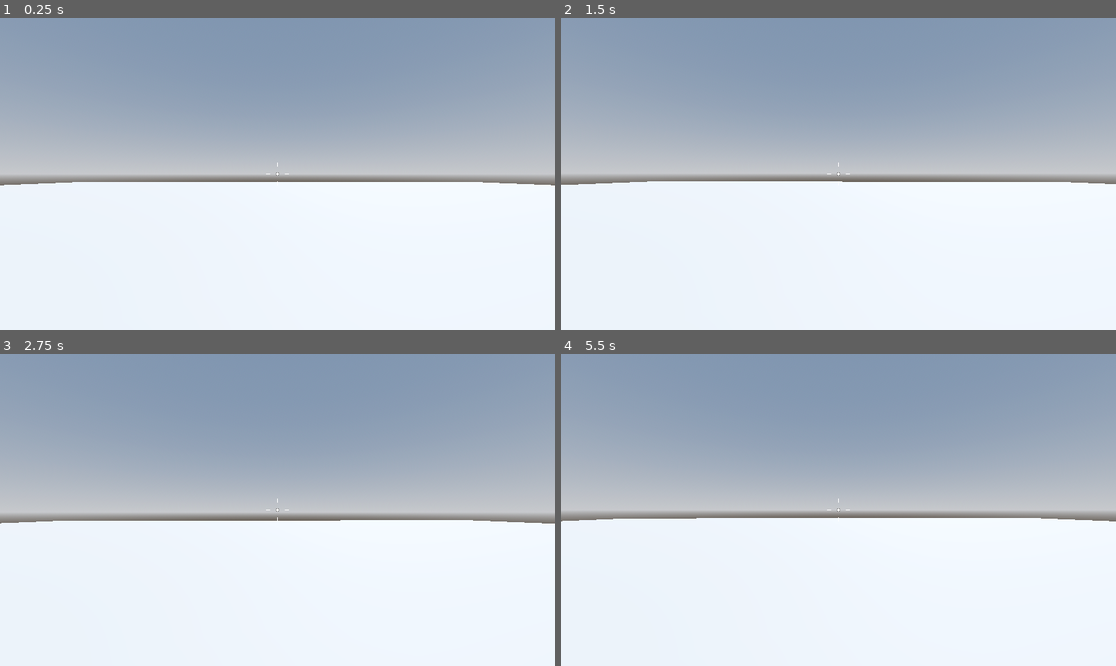
Above: before the commit, frames 1-4 (two rows, left to right).
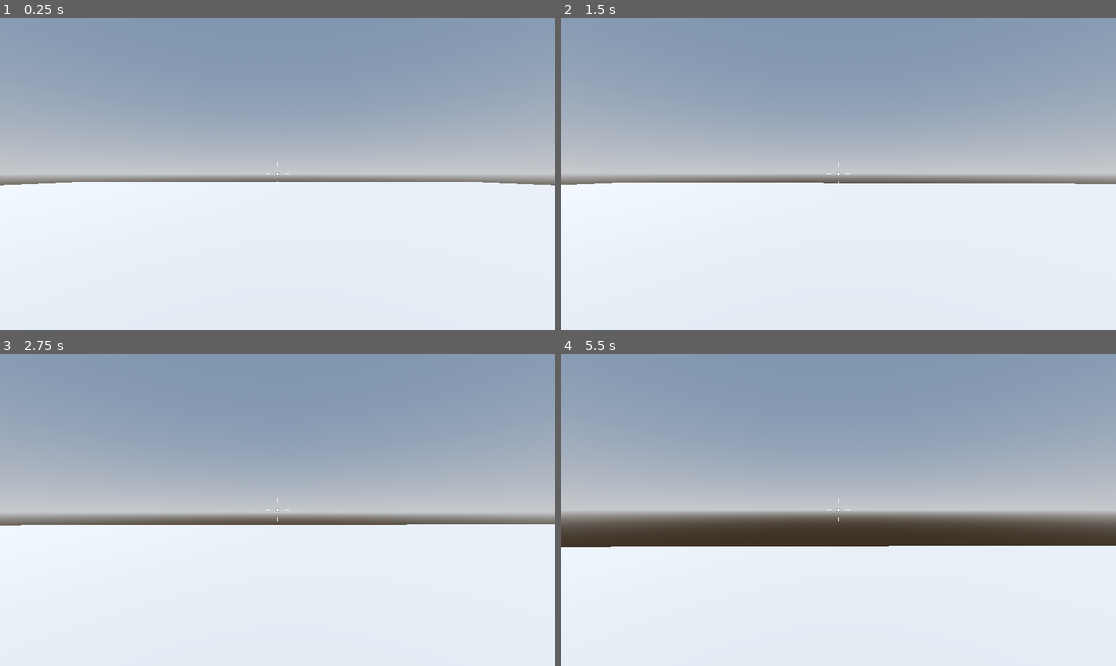
Above: after the commit, the same moments.

Repository: niamh-d/godot-3d-fps
Game: Godot game, scene res://Levels/sandbox.tscn
Two runs of this game, one before a commit and one after it. Both use one fixed random seed, a clock stepped at 60 frames per second and the inputs below.
Inputs (mouse positions are in pixels of both pictures, inside the frame that each line leads up to):
- Up to frame 1 (0.25 s): no input
- Up to frame 2 (1.5 s): tap Enter at 0.5 s; move the mouse to (866, 174) at 0.52 s; hold W (move_forward) from 0.53 s (still down); tap Space (jump) at 0.6, 0.77, 1.07, 1.25, 1.35 s; move the mouse to (810, 174) at 1.27 s
- Up to frame 3 (2.75 s): keep holding W (move_forward); tap Space (jump) at 1.52, 1.82, 2.1 s; tap Enter at 2 s; move the mouse to (288, 503) at 2.02 s
- Up to frame 4 (5.5 s): keep holding W (move_forward); tap Space (jump) at 2.75, 2.85, 3.02, 3.32, 3.6, 3.77, 4.07, 4.25, 4.35, 4.52, 4.82, 5.1 s; move the mouse to (832, 516) at 2.77 s; tap Enter at 3.5 s; move the mouse to (877, 513) at 3.52 s; move the mouse to (794, 506) at 4.27 s; move the mouse to (844, 510) at 5.02 s

The runs differ from the first frame. In frame 1, less than 0.1% of the frame differs, in the area x 3-97%, y 53-54%; in frame 2, 0.4%; in frame 3, 1.2%; in frame 4, 8.9%, in the area x 0-100%, y 52-62%.

Commit message:
jumping

Diff:
--- a/Levels/sandbox.tscn
+++ b/Levels/sandbox.tscn
@@ -1,6 +1,7 @@
-[gd_scene load_steps=5 format=3 uid="uid://djvputsthnw0g"]
+[gd_scene load_steps=7 format=3 uid="uid://djvputsthnw0g"]
 
 [ext_resource type="PackedScene" uid="uid://hpri5gdawsdq" path="res://Player/player.tscn" id="1_el0td"]
+[ext_resource type="Material" uid="uid://dxbjp14cp7hmr" path="res://Resources/box_orange.tres" id="2_16obf"]
 
 [sub_resource type="ProceduralSkyMaterial" id="ProceduralSkyMaterial_lciwm"]
 sky_horizon_color = Color(0.64625, 0.65575, 0.67075, 1)
@@ -15,6 +16,9 @@
 tonemap_mode = 2
 glow_enabled = true
 
+[sub_resource type="StandardMaterial3D" id="StandardMaterial3D_3i1pv"]
+albedo_color = Color(0.544974, 0.544974, 0.544974, 1)
+
 [node name="Sandbox" type="Node3D"]
 
 [node name="WorldEnvironment" type="WorldEnvironment" parent="."]
@@ -28,6 +32,26 @@
 transform = Transform3D(1, 0, 0, 0, 1, 0, 0, 0, 1, 0, -0.5, 0)
 use_collision = true
 size = Vector3(64, 1, 64)
+material = SubResource("StandardMaterial3D_3i1pv")
 
 [node name="Player" parent="." instance=ExtResource("1_el0td")]
 transform = Transform3D(1, 0, 0, 0, 1, 0, 0, 0, 1, 0, 1, 0)
+
+[node name="PlatformContainer" type="Node3D" parent="."]
+
+[node name="Platform1" type="CSGBox3D" parent="PlatformContainer"]
+transform = Transform3D(1, 0, 0, 0, 1, 0, 0, 0, 1, 2.04679, 0.5, 0)
+use_collision = true
+material = ExtResource("2_16obf")
+
+[node name="Platform2" type="CSGBox3D" parent="PlatformContainer"]
+transform = Transform3D(1, 0, 0, 0, 1, 0, 0, 0, 1, 3.04679, 0.5, 0)
+use_collision = true
+size = Vector3(1, 2, 1)
+material = ExtResource("2_16obf")
+
+[node name="Platform3" type="CSGBox3D" parent="PlatformContainer"]
+transform = Transform3D(1, 0, 0, 0, 1, 0, 0, 0, 1, 3.04679, 0.5, 1)
+use_collision = true
+size = Vector3(1, 3, 1)
+material = ExtResource("2_16obf")
--- a/Player/player.gd
+++ b/Player/player.gd
@@ -1,9 +1,12 @@
 extends CharacterBody3D
 
 @export var speed := 5.0
-@export var jump_velocity := 4.5
+@export var jump_height := 1.0
+@export var fall_multiplier: float = 2.5
 
 @onready var camera_pivot: Node3D = $CameraPivot
+
+var gravity: float = ProjectSettings.get_setting("physics/2d/default_gravity")
 
 var mouse_motion := Vector2.ZERO
 
@@ -14,11 +17,14 @@
 	handle_camera_rotation()
 	# Add the gravity.
 	if not is_on_floor():
-		velocity += get_gravity() * delta
+		if velocity.y >= 0:
+			velocity.y -= gravity * delta
+		else:
+			velocity.y -= gravity * delta * fall_multiplier
 
 	# Handle jump.
 	if Input.is_action_just_pressed("jump") and is_on_floor():
-		velocity.y = jump_velocity
+		velocity.y = sqrt(jump_height * 2.0 * gravity)
 
 	# Get the input direction and handle the movement/deceleration.
 	# As good practice, you should replace UI actions with custom gameplay actions.
@@ -30,6 +36,8 @@
 	else:
 		velocity.x = move_toward(velocity.x, 0, speed)
 		velocity.z = move_toward(velocity.z, 0, speed)
+
+	move_and_slide()
 
 func _input(event: InputEvent) -> void:
 	if event is InputEventMouseMotion && Input.mouse_mode == Input.MOUSE_MODE_CAPTURED:
--- /dev/null
+++ b/Resources/box_orange.tres
@@ -0,0 +1,4 @@
+[gd_resource type="StandardMaterial3D" format=3 uid="uid://dxbjp14cp7hmr"]
+
+[resource]
+albedo_color = Color(0.831477, 0.595643, 0.21914, 1)
--- a/project.godot
+++ b/project.godot
@@ -38,6 +38,7 @@
 move_back={
 "deadzone": 0.5,
 "events": [Object(InputEventKey,"resource_local_to_scene":false,"resource_name":"","device":-1,"window_id":0,"alt_press …(192 unchanged characters)…
+, Object(InputEventKey,"resource_local_to_scene":false,"resource_name":"","device":-1,"window_id":0,"alt_pressed":false,"shift_pressed":false,"ctrl_pressed":false,"meta_pressed":false,"pressed":false,"keycode":0,"physical_keycode":4194322,"key_label":0,"unicode":0,"location":0,"echo":false,"script":null)
 ]
 }
 jump={
